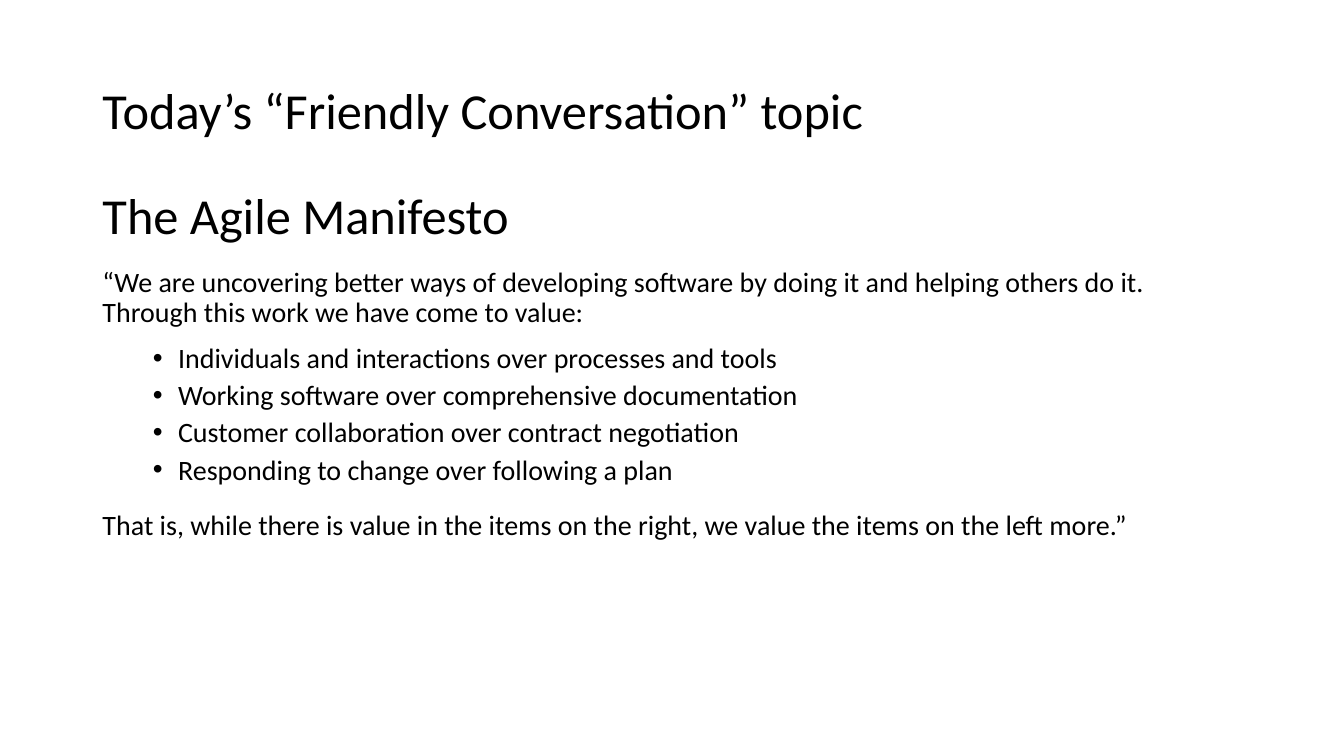
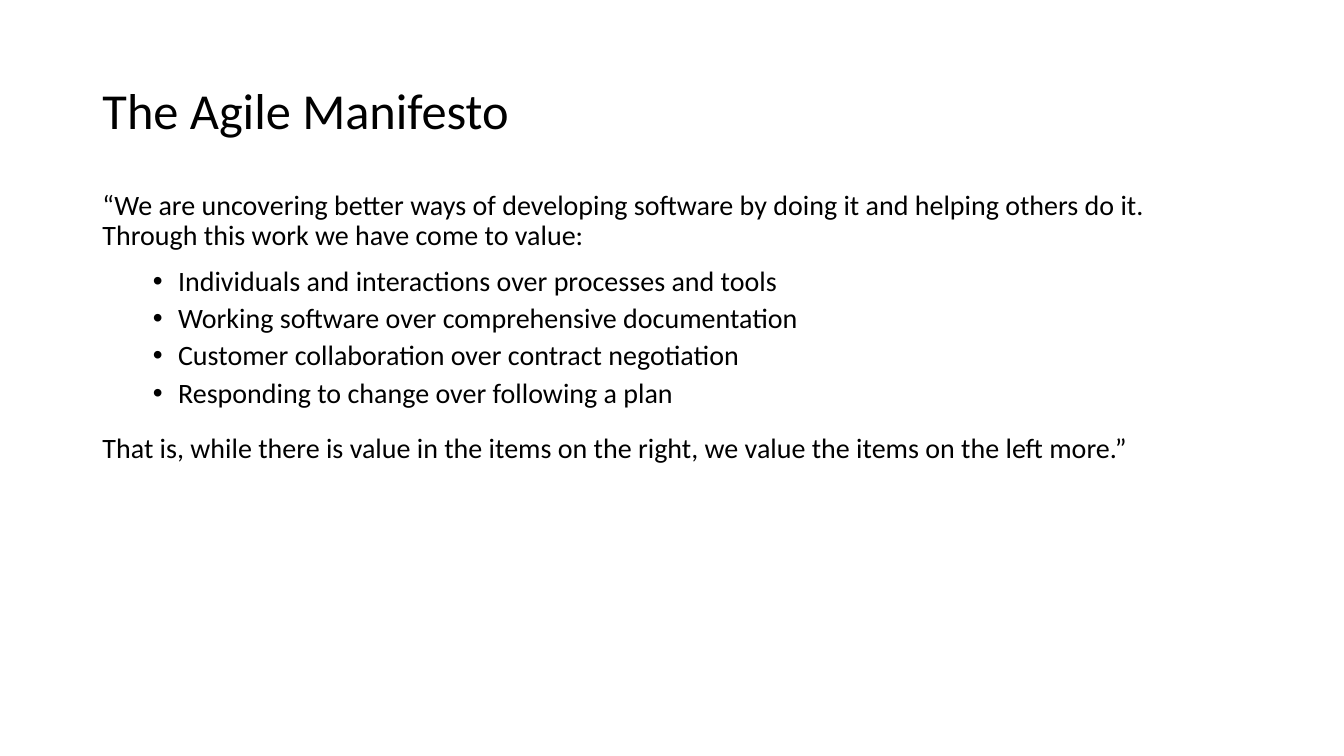
Before and after one commit to jamesbaptiste1/cpsc-24500-2019-01-spring-lt1, a slide deck: slide 9 of lecture-presentations/2019-01-15.pptx (slide 17 before the commit). Drawn at 1344x756 pixels with LibreOffice and Linux fonts; fonts in the diff are those of the drawing. Boxes give left, top, right and bottom in pixels: in the first picture for what was removed or moved away, otherwise in the second. Text is boxed around its words. In the diff, an @@ line names an element or a change of style, - is before the commit and + after.

```diff
--- a/lecture-presentations/2019-01-15.pptx
+++ b/lecture-presentations/2019-01-15.pptx
@@ title at (102, 94, 508, 138): text changed @@
-Today’s “Friendly Conversation” topic
+The Agile Manifesto
@@ text at (102, 199, 508, 243): paragraph removed @@
-The Agile Manifesto
```
Also in this commit, not shown: 2 other slides changed, 1 slide added, 19 slides removed.
